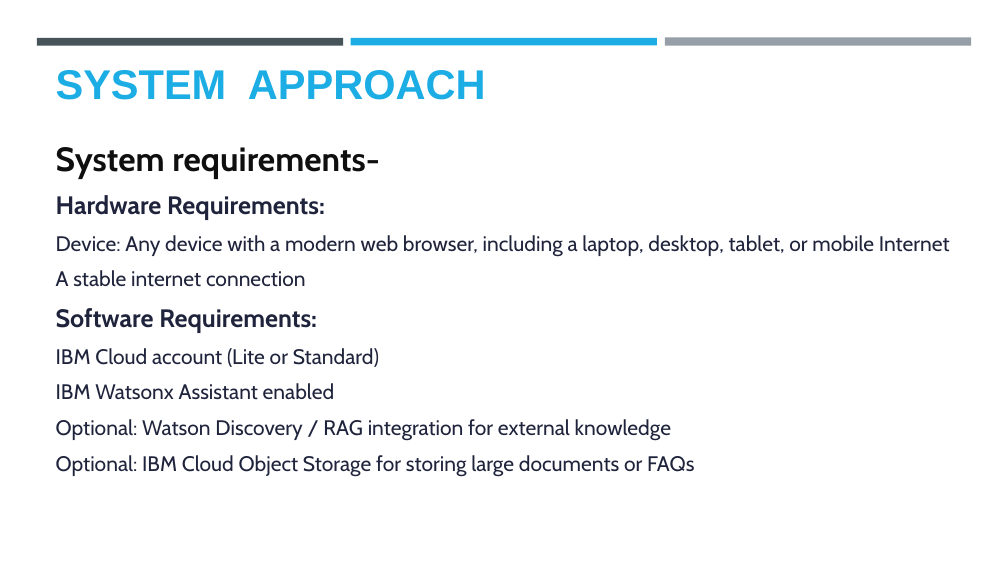
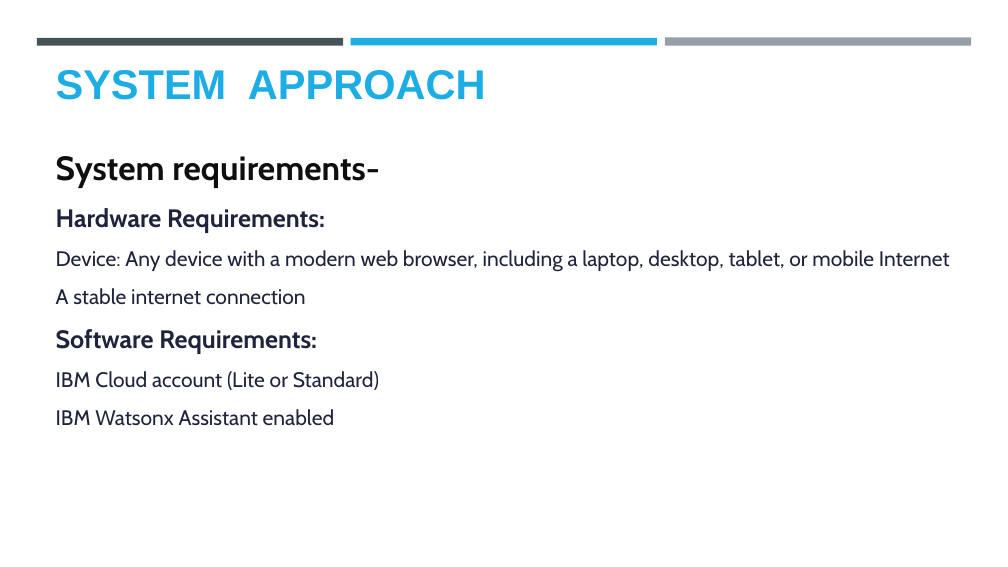
Before and after one commit to Suryank7/Eco-Lifestyle-Agent, a slide deck: slide 5 of ProjectTemplate (1) - Copy.pptx. Drawn at 1008x567 pixels with LibreOffice and Linux fonts; fonts in the diff are those of the drawing; background and template pictures are left out. Boxes give left, top, right and bottom in pixels: in the first picture for what was removed or moved away, otherwise in the second. Text is boxed around its words. In the diff, an @@ line names an element or a change of style, - is before the commit and + after.

```diff
--- a/ProjectTemplate (1) - Copy.pptx
+++ b/ProjectTemplate (1) - Copy.pptx
@@ text "System requirements-" at bbox=[56, 156, 950, 426]: line spacing 1 to 1.1 @@
@@ text at bbox=[56, 419, 694, 477]: paragraphs removed @@
-Optional: Watson Discovery / RAG integration for external knowledge
-Optional: IBM Cloud Object Storage for storing large documents or FAQs
```
Also in this commit, not shown: 9 other slides changed, 4 slides added.
